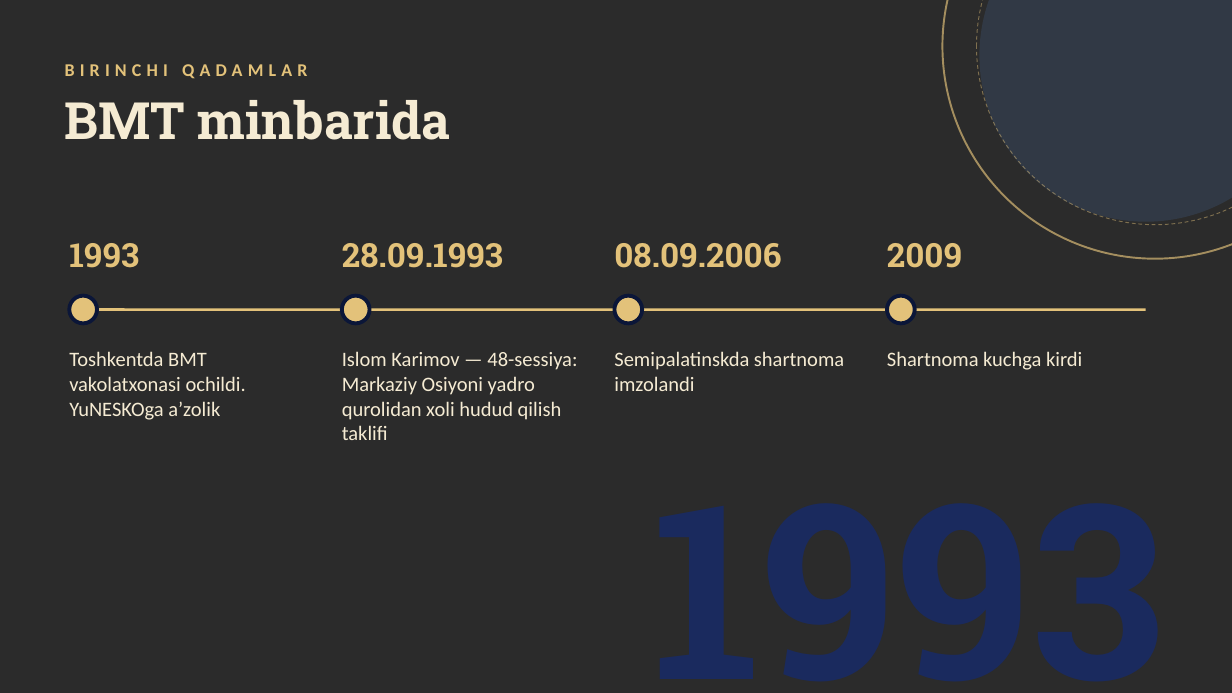
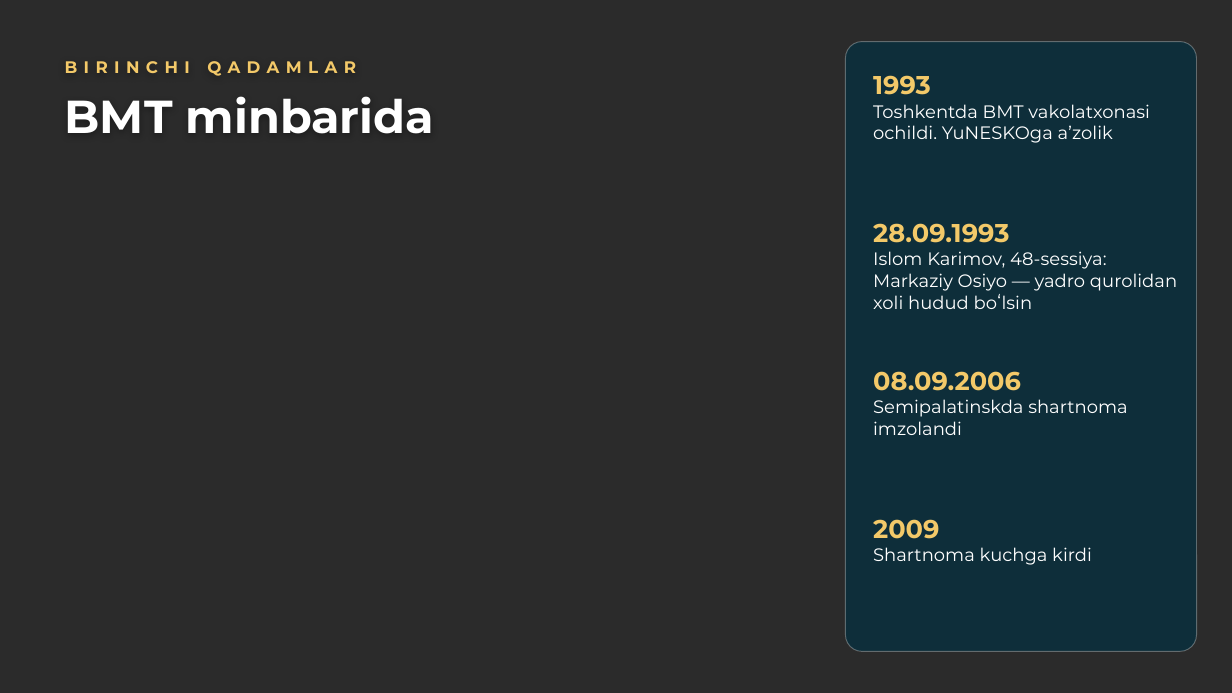
Before and after one commit to mmuhammadovv/mustaqil_ish_ay, a slide deck: slide 5 of alohida/BMT_himoya.pptx. Drawn at 1232x693 pixels with LibreOffice and Linux fonts; fonts in the diff are those of the drawing; background and template pictures are left out; a plain dark background stands for a picture behind light text. Boxes give left, top, right and bottom in pixels: in the first picture for what was removed or moved away, otherwise in the second. Text is boxed around its words. In the diff, an @@ line names an element or a change of style, - is before the commit and + after.

```diff
--- a/alohida/BMT_himoya.pptx
+++ b/alohida/BMT_himoya.pptx
@@ ellipse removed at bbox=[943, 0, 1232, 259] @@
@@ ellipse removed at bbox=[977, 0, 1232, 225] @@
@@ ellipse removed at bbox=[980, 0, 1232, 222] @@
@@ text "BIRINCHI QADAMLAR" at bbox=[65, 61, 356, 76]: size 14 to 13 pt, font Calibri to Montserrat, text colour #E3C27A to #F3C969, letter spacing 4 to 5 pt @@
@@ rounded rectangle added at bbox=[846, 42, 1197, 652], fill #06303F at 78% opacity, outline #FFFFFF 0.75 pt @@
@@ text "BMT minbarida" at bbox=[65, 96, 434, 134]: size 40 to 36 pt, font Roboto Slab to Montserrat, text colour #F5EBD3 to #FFFFFF @@
@@ text at bbox=[873, 75, 931, 95]: paragraph added @@
+1993
@@ text "1993": place and size @@
-text "1993" at bbox=[69, 351, 246, 420]
+text "1993" at bbox=[873, 75, 1150, 143]
@@ text at bbox=[873, 104, 1150, 143]: size 16 to 14 pt, font Calibri to Montserrat, text colour #F5EBD3 to #FFFFFF @@
@@ text at bbox=[873, 223, 1177, 309]: text changed; size 16 to 14 pt; font Calibri to Montserrat; text colour #F5EBD3 to #FFFFFF @@
-Islom Karimov — 48-sessiya: Markaziy Osiyoni yadro qurolidan xoli hudud qilish taklifi
+28.09.1993
+Islom Karimov, 48-sessiya: Markaziy Osiyo — yadro qurolidan xoli hudud boʻlsin
@@ text removed at bbox=[69, 243, 139, 268] @@
-1993
@@ text removed at bbox=[342, 243, 503, 268] @@
-28.09.1993
@@ text removed at bbox=[614, 243, 781, 268] @@
-08.09.2006
@@ text removed at bbox=[887, 243, 962, 268] @@
-2009
@@ ellipse removed at bbox=[69, 296, 97, 323] @@
@@ ellipse removed at bbox=[342, 296, 370, 323] @@
@@ ellipse removed at bbox=[615, 296, 642, 323] @@
@@ ellipse removed at bbox=[887, 296, 915, 323] @@
@@ line removed from (83, 310) to (1146, 310) @@
@@ text at bbox=[873, 371, 1021, 391]: paragraph added @@
+08.09.2006
@@ text "08.09.2006": place and size @@
-text "08.09.2006" at bbox=[614, 351, 844, 391]
+text "08.09.2006" at bbox=[873, 371, 1128, 435]
@@ text at bbox=[873, 399, 1128, 435]: size 16 to 14 pt, font Calibri to Montserrat, text colour #F5EBD3 to #FFFFFF in "Semipalatinskda shartnoma imzolandi" @@
@@ text removed at bbox=[518, 462, 1165, 693] @@
-1993
@@ text at bbox=[873, 519, 939, 539]: paragraph added @@
+2009
@@ text "2009": place and size @@
-text "2009" at bbox=[887, 351, 1082, 370]
+text "2009" at bbox=[873, 519, 1092, 565]
@@ text at bbox=[873, 547, 1092, 565]: size 16 to 14 pt, font Calibri to Montserrat, text colour #F5EBD3 to #FFFFFF in "Shartnoma kuchga kirdi" @@
```
Also in this commit, not shown: 8 other slides changed, 1 slide added, 12 other files.
